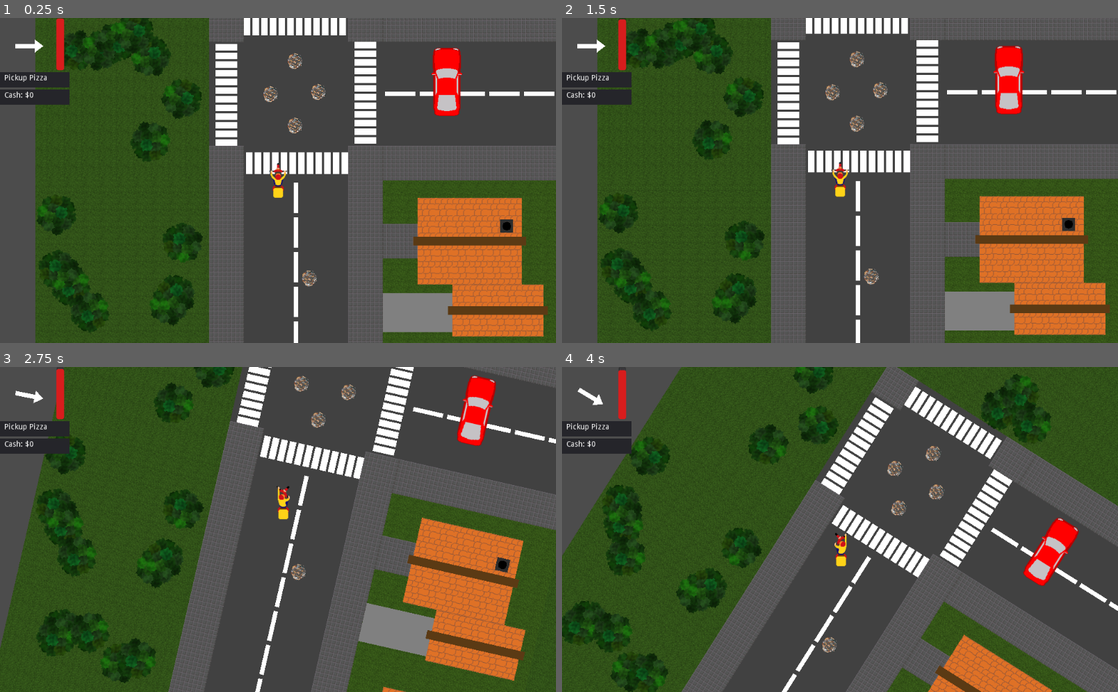
Above: before the commit, frames 1-4 (two rows, left to right).
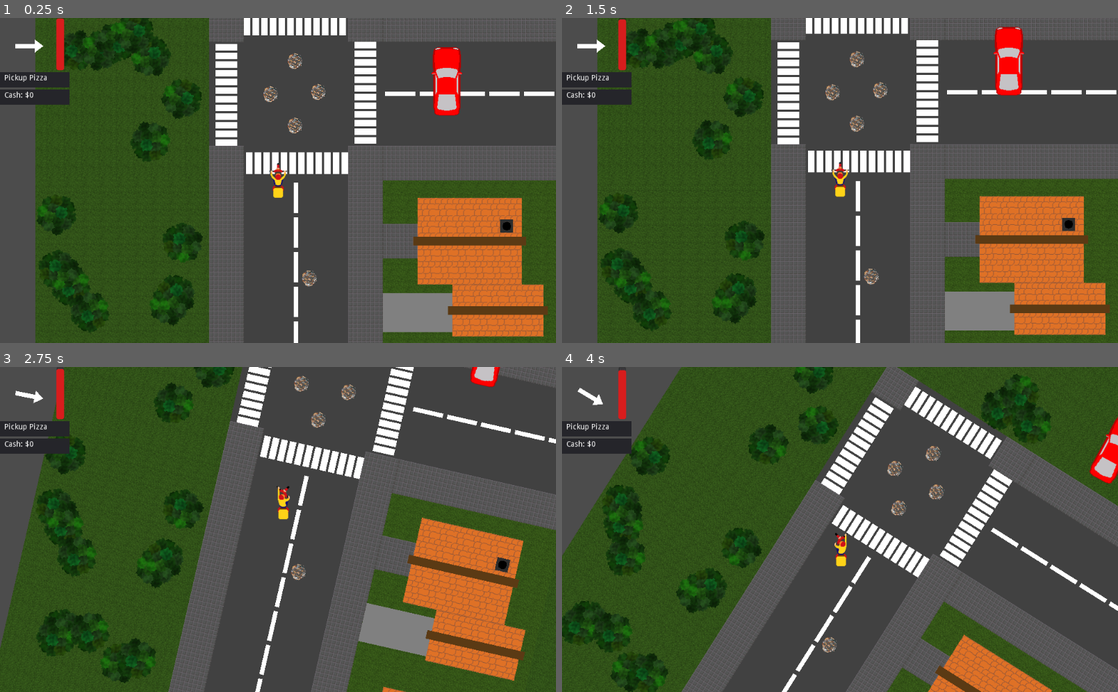
Above: after the commit, the same moments.

Repository: kwikrick/pizzaguy
Game: Godot game, scene res://Main.tscn
Same seed, same stepped clock (60 frames per second), same inputs: the game is played once before the commit and once after it.
Inputs:
- Up to frame 1 (0.25 s): no input
- Up to frame 2 (1.5 s): hold Right (move_right) 0.53-1.28 s; hold Down (move_back) from 1.28 s (still down)
- Up to frame 3 (2.75 s): release Down (move_back) at 2.03 s; hold Right (move_right) from 2.03 s (still down)
- Up to frame 4 (4 s): release Right (move_right) at 2.78 s; hold Up (move_forward) 2.78-3.53 s; hold Left (move_left) from 3.53 s (still down)

The runs differ from the first frame. In frame 1, 0.1% of the frame differs, in the area x 77-84%, y 8-31%; in frame 2, 1.1%; in frame 3, 1.2%; in frame 4, 1.6%, in the area x 82-100%, y 15-68%.

Commit message:
simple car ai

Diff:
--- a/Car.gd
+++ b/Car.gd
@@ -3,6 +3,12 @@
 # Called when the node enters the scene tree for the first time.
 #func _ready():
 #	pass
+
+# ------ sensors ----
+var front_area = 0
+var left_area = 0
+var right_area = 0
+
 
 # ------- physics -----
 
@@ -14,7 +20,7 @@
 
 	# power/steering parameters
 	var forward_power = 1e4
-	var rotate_coefficient = 1e3
+	var rotate_coefficient = 5e3
 	var reverse_power = 5e3
 
 	# get and compute some directions and velocities
@@ -29,27 +35,45 @@
 	var forward_speed = forward_velocity.length()
 	if !roll_forwards: forward_speed *= -1
 
+	# ai control
+	var press_up=false
+	var press_down=false
+	var press_left=false
+	var press_right=false
+
+	if front_area > 0:
+		press_down=true
+	else:
+		press_up=true
+
+	if left_area > 0:
+		if roll_forwards:
+			press_right=true
+		else:
+			press_left=true
+
+	if right_area > 0:
+		if roll_forwards:
+			press_left=true
+		else:
+			press_right=true
+
 	# contol forward/backward/breaking
 	var breaking = false
-#	if Input.is_action_pressed("ui_up"):
-#		if !roll_forwards and forward_velocity.length()>10:
-#			breaking = true
-#		add_force(Vector2(0,0),forward*forward_power*delta)
-#	if Input.is_action_pressed("ui_down"):
-#		if roll_forwards and forward_velocity.length()>10:
-#			breaking = true
-#		add_force(Vector2(0,0),-forward*reverse_power*delta)
-#
-#	# control lef/right
-#	###var anim="default"
-#	if Input.is_action_pressed("ui_right"):
-#		add_torque(forward_speed*rotate_coefficient*delta)
-#		###anim="right"
-#	if Input.is_action_pressed("ui_left"):
-#		add_torque(-forward_speed*rotate_coefficient*delta)
-#		##anim="left"
+	if press_up:
+		if !roll_forwards and forward_velocity.length()>10:
+			breaking = true
+		add_force(Vector2(0,0),forward*forward_power*delta)
+	if press_down:
+		if roll_forwards and forward_velocity.length()>10:
+			breaking = true
+		add_force(Vector2(0,0),-forward*reverse_power*delta)
 
-	###$AnimatedSprite.animation = anim
+	# control lef/right
+	if press_right:
+		add_torque(forward_speed*rotate_coefficient*delta)
+	if press_left:
+		add_torque(-forward_speed*rotate_coefficient*delta)
 
 	# friction (and breaking)
 	var roll_friction_coeefficient = 10
@@ -66,3 +90,23 @@
 	add_force(Vector2(0,0),forward_friction_force)
 	add_force(Vector2(0,0),right_friction_force)
 	add_torque(angular_friction_torque)
+
+
+
+func _on_FrontArea_body_entered(body):
+	front_area+=1
+
+func _on_FrontArea_body_exited(body):
+	front_area-=1
+
+func _on_LeftArea_body_entered(body):
+	left_area+=1
+
+func _on_LeftArea_body_exited(body):
+	left_area-=1
+
+func _on_RightArea_body_entered(body):
+	right_area+=1
+
+func _on_RightArea_body_exited(body):
+	right_area-=1
--- a/Car.tscn
+++ b/Car.tscn
@@ -8,6 +8,9 @@
 
 [sub_resource type="RectangleShape2D" id=2]
 extents = Vector2( 26, 63 )
+
+[sub_resource type="RectangleShape2D" id=3]
+extents = Vector2( 24, 48 )
 
 [node name="Car" type="RigidBody2D"]
 mass = 5.0
@@ -21,3 +24,28 @@
 
 [node name="CollisionShape2D" type="CollisionShape2D" parent="."]
 shape = SubResource( 2 )
+
+[node name="FrontArea" type="Area2D" parent="CollisionShape2D"]
+
+[node name="CollisionShape2D" type="CollisionShape2D" parent="CollisionShape2D/FrontArea"]
+position = Vector2( 0, -112 )
+shape = SubResource( 3 )
+
+[node name="LeftArea" type="Area2D" parent="CollisionShape2D"]
+
+[node name="CollisionShape2D" type="CollisionShape2D" parent="CollisionShape2D/LeftArea"]
+position = Vector2( -48, -112 )
+shape = SubResource( 3 )
+
+[node name="RightArea" type="Area2D" parent="CollisionShape2D"]
+
+[node name="CollisionShape2D" type="CollisionShape2D" parent="CollisionShape2D/RightArea"]
+position = Vector2( 48, -112 )
+shape = SubResource( 3 )
+
+[connection signal="body_entered" from="CollisionShape2D/FrontArea" to="." method="_on_FrontArea_body_entered"]
+[connection signal="body_exited" from="CollisionShape2D/FrontArea" to="." method="_on_FrontArea_body_exited"]
+[connection signal="body_entered" from="CollisionShape2D/LeftArea" to="." method="_on_LeftArea_body_entered"]
+[connection signal="body_exited" from="CollisionShape2D/LeftArea" to="." method="_on_LeftArea_body_exited"]
+[connection signal="body_entered" from="CollisionShape2D/RightArea" to="." method="_on_RightArea_body_entered"]
+[connection signal="body_exited" from="CollisionShape2D/RightArea" to="." method="_on_RightArea_body_exited"]
Not shown: 1 places in Car.tscn that only renumber resources
Not shown, changed: todo.txt
